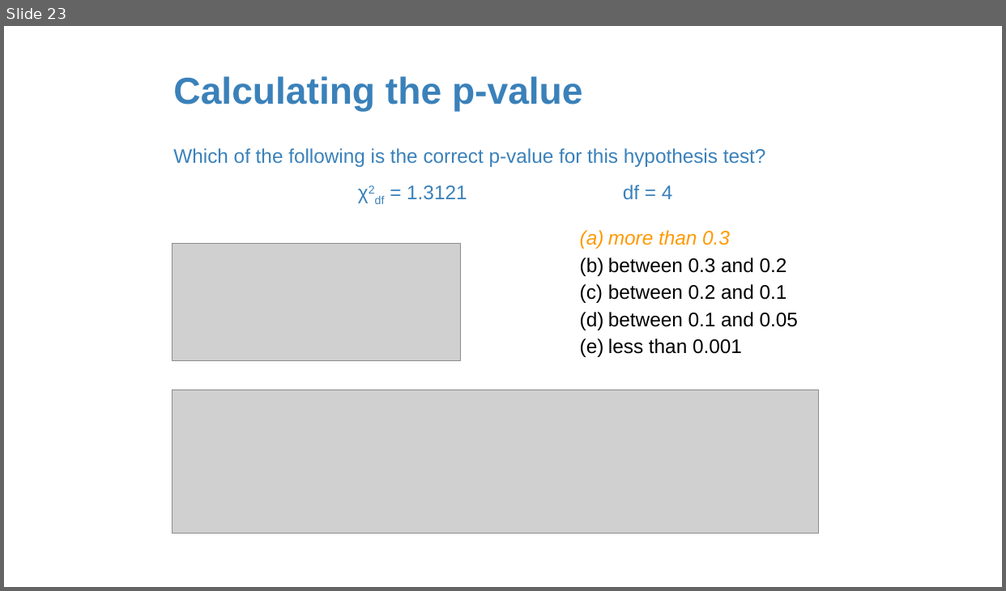
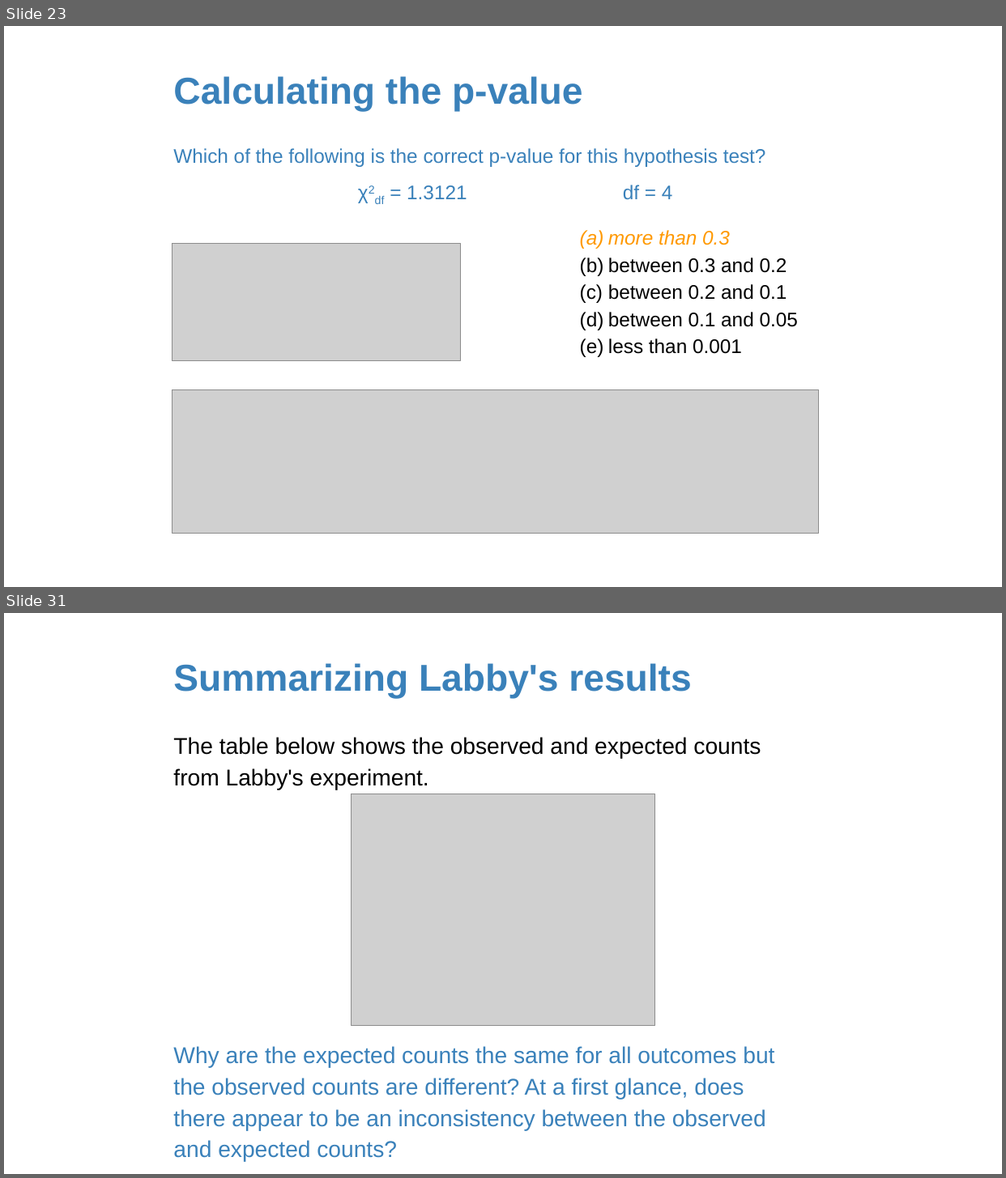
Before and after one commit to amosca01/MATH108-F23, a slide deck: slides/18-difference-many-proportions.pptx. Shown one above the other, each under a label of ours: slide 23 before the commit, slides 23 and 31 after it; the slides between them are not shown. The pictures are 1006x591 and 1006x1178 pixels, drawn with LibreOffice and Linux fonts; fonts in the diff are those of the drawing; grey boxes stand for pictures. Boxes give left, top, right and bottom in pixels: in the first picture for what was removed or moved away, otherwise in the second. Text is boxed around its words. In the diff, an @@ line names an element or a change of style, - is before the commit and + after.

```diff
--- a/slides/18-difference-many-proportions.pptx
+++ b/slides/18-difference-many-proportions.pptx
@@ slide 31 added at (4, 613, 1002, 1174), background #FFFFFF @@
@@ title added at (173, 663, 691, 699), 36 pt, text #3A81BA, bold @@
+Summarizing Labby's results
@@ text added at (173, 737, 761, 790), 22 pt, text #000000 @@
+The table below shows the observed and expected counts from Labby's experiment.
@@ picture added at (351, 794, 655, 1025) @@
@@ text added at (173, 1046, 774, 1162), 22 pt, text #3A81BA @@
+Why are the expected counts the same for all outcomes but the observed counts are different? At a first glance, does there appear to be an inconsistency between the observed and expected counts?
```
Also in this commit, not shown: 82 other slides added, 7 other files.
